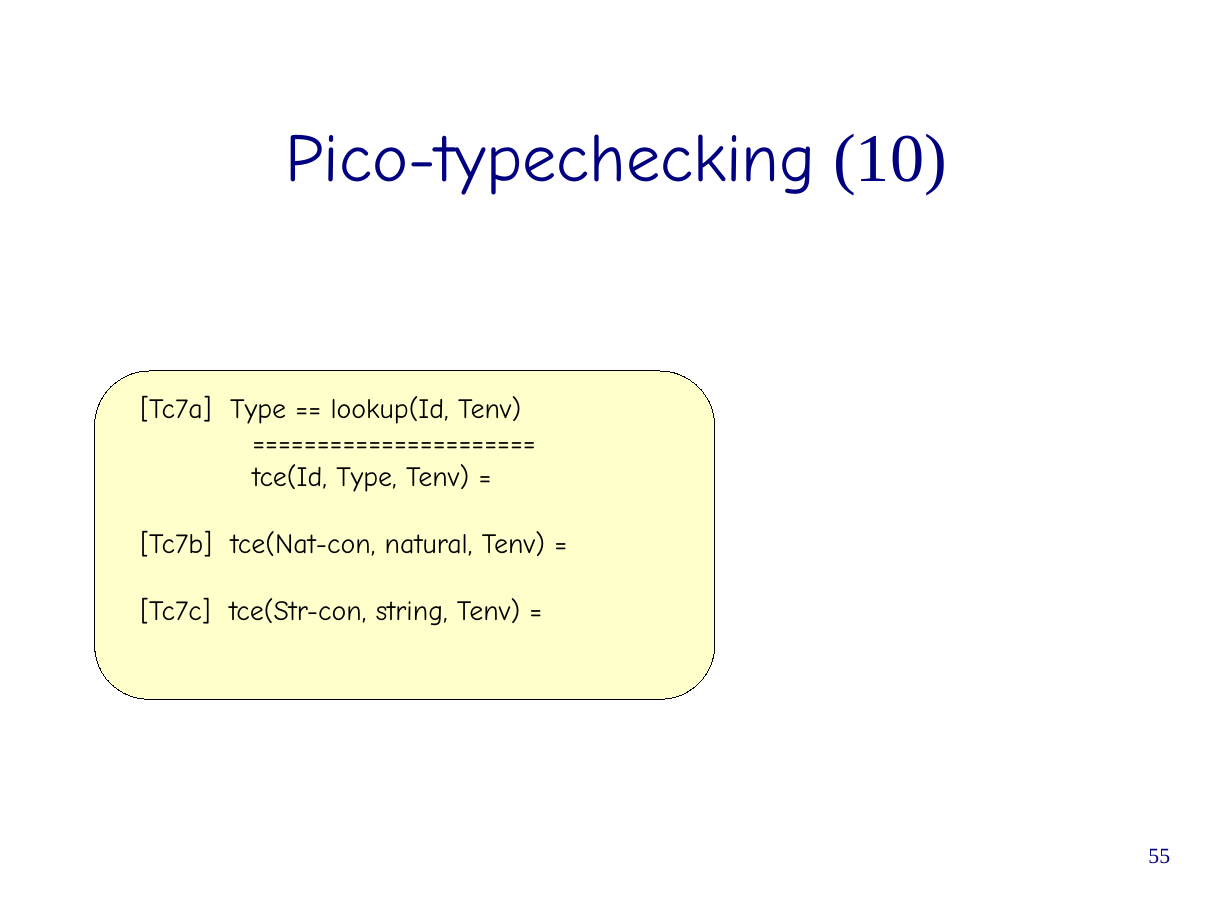
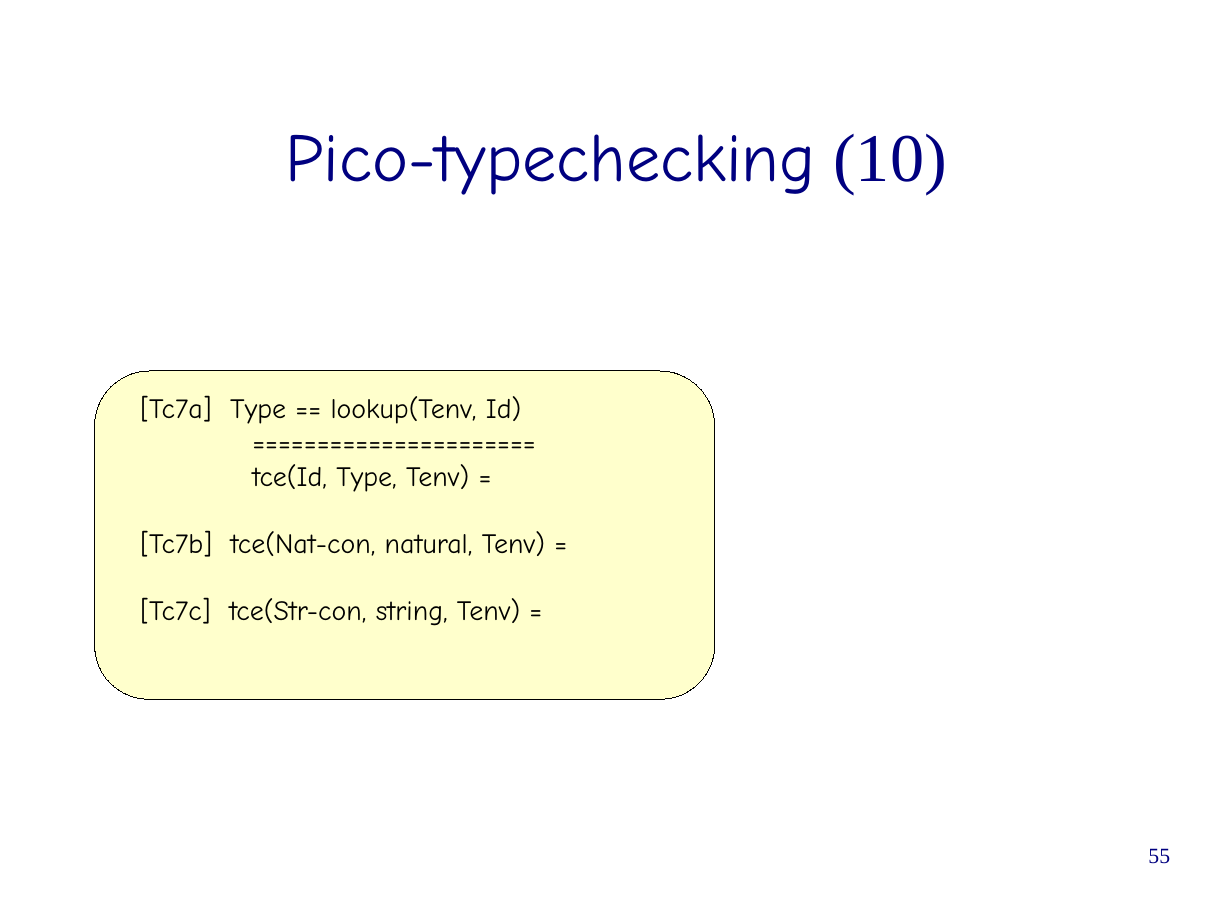
Before and after one commit to cwi-swat/meta-environment, a slide deck: slide 55 of meta-doc/extraction-transformation/6-asfsdf-intro/asfsdf-intro.odp. Drawn at 1232x924 pixels with LibreOffice and Linux fonts; fonts in the diff are those of the drawing; background and template pictures are left out. Boxes give left, top, right and bottom in pixels: in the first picture for what was removed or moved away, otherwise in the second. Text is boxed around its words. In the diff, an @@ line names an element or a change of style, - is before the commit and + after.

Commit message:
Fixed a number of typos and added slides on list matching and lexical constructor functions.

```diff
--- a/meta-doc/extraction-transformation/6-asfsdf-intro/asfsdf-intro.odp
+++ b/meta-doc/extraction-transformation/6-asfsdf-intro/asfsdf-intro.odp
@@ text at bbox=[140, 395, 521, 424]: text changed @@
-[Tc7a] Type == lookup(Id, Tenv)
+[Tc7a] Type == lookup(Tenv, Id)
```
Also in this commit, not shown: 9 other slides changed, 8 slides added.
